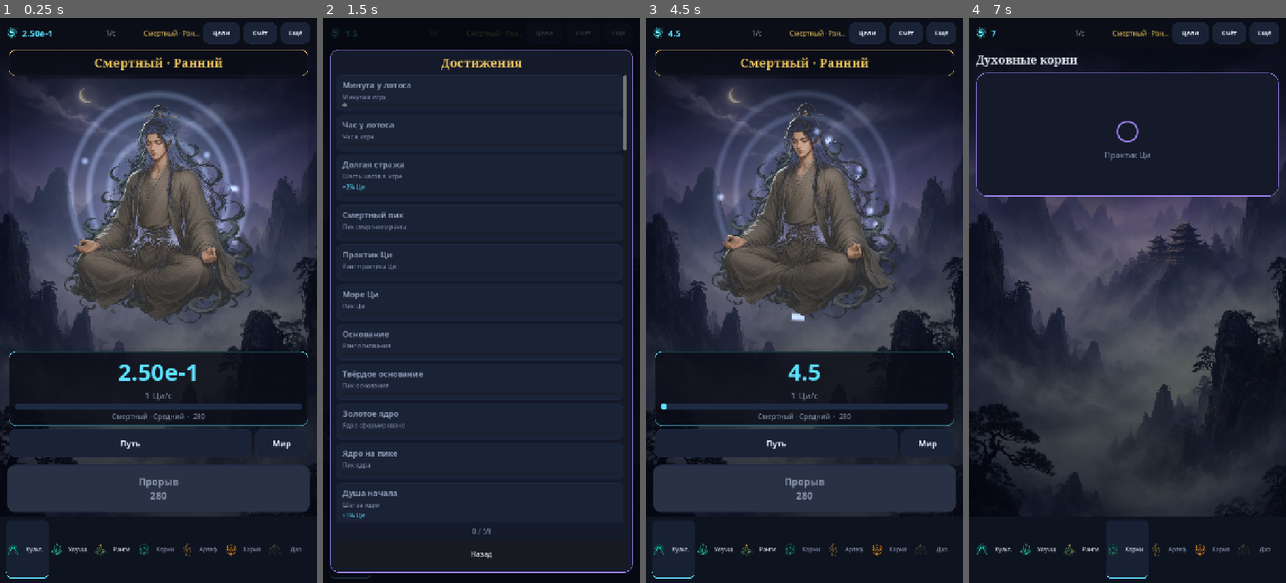
Above: before the commit, frames 1-4 (left to right).
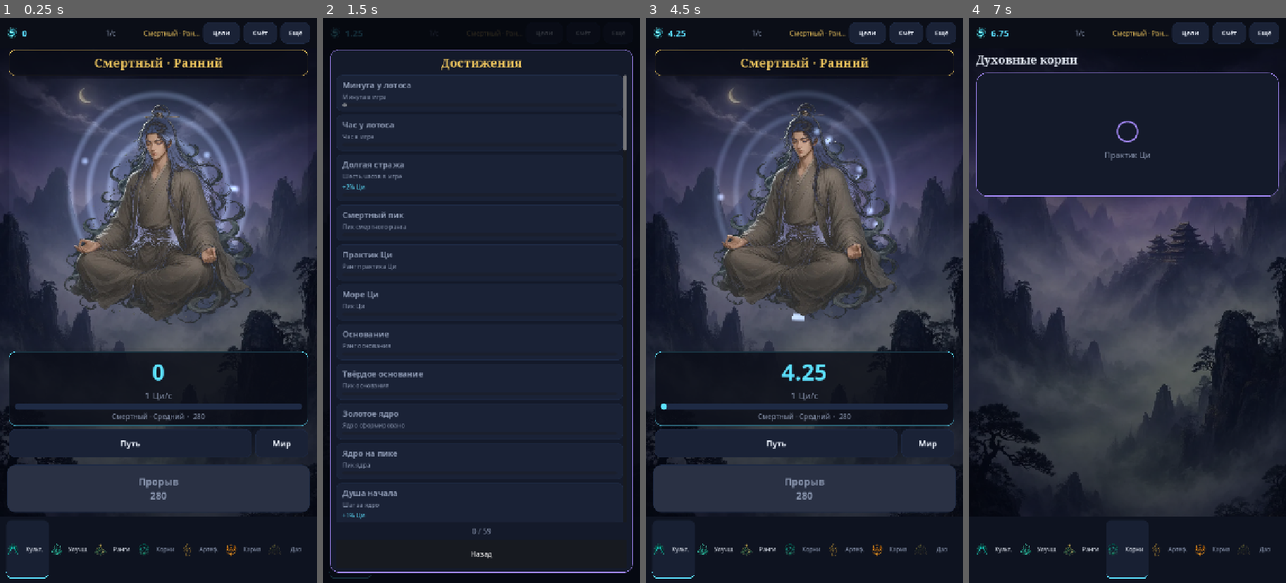
Above: after the commit, the same moments.

Repository: Garchita098/cultivation-beyond-heaven
Game: Godot game, scene res://scenes/main.tscn
The game is run twice, just before and just after one commit, with the same random seed, the same clock (stepped at 60 frames per second) and the same inputs.
Inputs:
- Up to frame 1 (0.25 s): no input
- Up to frame 2 (1.5 s): click "Цели" at 0.5 s; click "Счёт" at 1.25 s
- Up to frame 3 (4.5 s): click "Ещё" at 2 s; click "Путь" at 2.75 s; click "Мир" at 3.5 s; click "Культ." at 4.25 s
- Up to frame 4 (7 s): click "Улучш." at 5 s; click "Ранги" at 5.75 s; click "Корни" at 6.5 s

The runs differ from the first frame. In frame 1, 0.4% of the frame differs, in the area x 6-62%, y 2-65%; in frame 2, less than 0.1%; in frame 3, 0.3%; in frame 4, less than 0.1%.

Commit message:
Compress hero and world textures and step the economy at a fixed rate.
Hero and background imports use VRAM compression. 128px icon masters stay in the repo but are left out of the APK. The live tick batches at 0.25s, at most 20 steps per frame. Debug APK before this pass was 58849567 bytes.

Co-authored-by: Garchita098 <Garchita098@users.noreply.github.com>

Diff:
--- a/autoload/game_state.gd
+++ b/autoload/game_state.gd
@@ -4,6 +4,7 @@
 
 var run: RunState
 var last_prod: float = 1.0
+var _tick_acc: float = 0.0
 var pending_offline: Dictionary = {}
 var screenshot_mode: bool = false
 
@@ -23,9 +24,25 @@
 func tick(delta: float) -> void:
 	if run == null or delta <= 0.0 or not Content.valid:
 		return
+	# Fixed economy step. Drawing at 60fps only accumulates time. A hitch
+	# runs at most 20 steps (5s) so one frame cannot stall the phone.
+	_tick_acc += delta
+	var step := float(Content.data.balance.get("tick_seconds", 0.25))
+	if step <= 0.0:
+		step = 0.25
+	var steps := 0
+	while _tick_acc >= step and steps < 20:
+		_tick_acc -= step
+		_step(step)
+		steps += 1
+	if _tick_acc > step * 40.0:
+		_tick_acc = step
+
+
+func _step(step: float) -> void:
 	var before := run.achievements.duplicate()
 	var sim := run.to_sim()
-	EconomyCore.tick(Content.data, sim, delta)
+	EconomyCore.tick(Content.data, sim, step)
 	run.apply_sim(sim, true)
 	_emit_achievements(before)
 	last_prod = EconomyCore.production_state(Content.data, sim)
Not shown, changed: assets/art/bg/bg_chaos.webp.import
Not shown, changed: assets/art/bg/bg_heavenly.webp.import
Not shown, changed: assets/art/bg/bg_mortal.webp.import
Not shown, changed: assets/art/bg/bg_spirit.webp.import
Not shown, changed: assets/art/bg/bg_void.webp.import
Not shown, changed: assets/art/hero/hero_base.webp.import
Not shown, changed: assets/art/hero/hero_path_demon_emperor.webp.import
Not shown, changed: assets/art/hero/hero_path_heavenly_sword.webp.import
Not shown, changed: assets/art/hero/hero_path_immortal.webp.import
Not shown, changed: assets/art/hero/hero_path_time_lord.webp.import
Not shown, changed: assets/art/hero/hero_path_world_devourer.webp.import
Not shown, changed: assets/art/hero/hero_rank_dimension_lord.webp.import
(and 164 more such lines)
